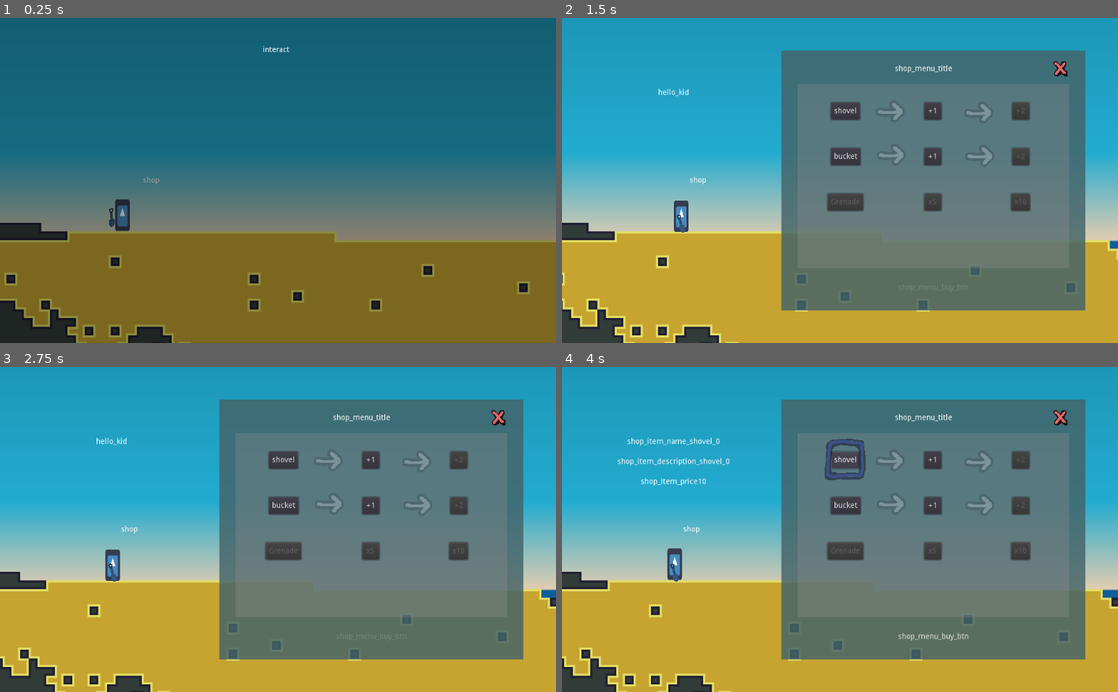
Above: before the commit, frames 1-4 (two rows, left to right).
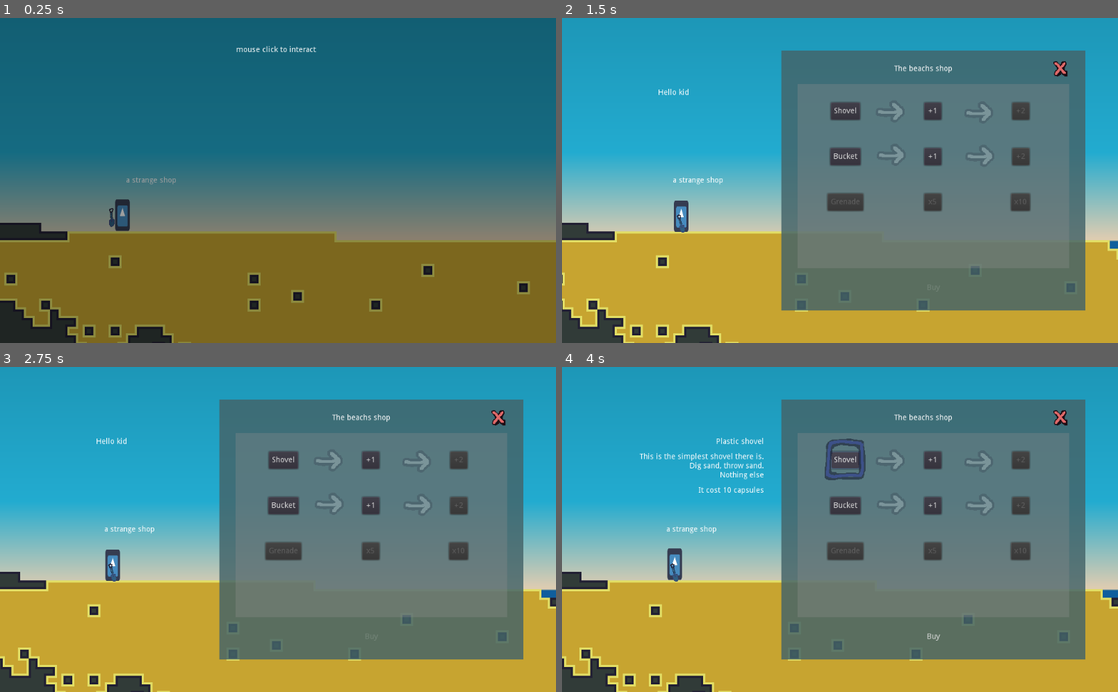
Above: after the commit, the same moments.

Repository: Eptwalabha/ld48
Game: Godot game, scene res://scenes/splash-screen/SplashScreen.tscn
Two runs of this game, one before a commit and one after it. Both use one fixed random seed, a clock stepped at 60 frames per second and the inputs below. The engine's default icon, where the game draws it, is replaced by a stand-in: a white triangle on a blue panel in a dark square.
Inputs (mouse positions are in pixels of both pictures, inside the frame that each line leads up to):
- Up to frame 1 (0.25 s): no input
- Up to frame 2 (1.5 s): tap Enter (ui_accept) at 0.5 s; move the mouse to (962, 164) at 0.52 s; hold Right (move_right) 0.53-1.25 s; tap E (action) at 0.6 s; click (962, 164) at 0.67 s; tap Space (move_jump) at 0.77 s; drag from (728, 196) to (990, 213) at 1.27 s
- Up to frame 3 (2.75 s): move the mouse to (333, 458) at 2.02 s; hold Left (move_left) from 2.03 s (still down); tap Mouse wheel down (action_previous_tool) at 2.1 s; click (333, 458) at 2.17 s
- Up to frame 4 (4 s): release Left (move_left) at 2.75 s; drag from (812, 594) to (689, 552) at 2.77 s; click (845, 461) at 3.5 s, where only the run before the commit has a clickable "shovel"

The runs differ from the first frame. In frame 1, 0.2% of the frame differs, in the area x 22-57%, y 8-52%; in frame 2, 0.3%; in frame 3, 0.3%; in frame 4, 1.3%, in the area x 10-74%, y 14-85%.

Commit message:
add translation

Diff:
--- /dev/null
+++ b/assets/translations/ld48.csv
@@ -0,0 +1,42 @@
+	en
+menu_shop_title	Beach chop
+menu_contest_title	Contests
+trigger_shop	a strange shop
+trigger_contest	contests
+interact	mouse click to interact
+hello_kid	Hello kid
+shop_menu_title	The beach’s shop
+shovel	Shovel
+bucket	Bucket
+grenade	Grenade
+shop_menu_buy_btn	Buy
+shop_item_name_shovel_0	Plastic shovel
+shop_item_name_shovel_1	Wooden shovel
+shop_item_name_shovel_2	Iron shovel
+shop_item_description_shovel_0	This is the simplest shovel there is.\nDig sand, throw sand.\nNothing else
+shop_item_description_shovel_1	A better shovel, can dig more sand.\nCan also dig stone
+shop_item_description_shovel_2	The best shovel in the world
+shop_item_price	it cost
+shop_item_name_bucket_0	Toy bucket
+shop_item_name_bucket_1	Iron bucket
+shop_item_name_bucket_2	Cauldron
+shop_item_description_bucket_0	A small bucket that can carry only sand
+shop_item_description_bucket_1	A bigger bucket. It can carry sand as well as stone
+shop_item_description_bucket_2	The best bucket. It’s deep. Careful not to fall inside.
+shop_item_price	It cost %s capsules
+shop_item_name_explosive_0	A grenade
+shop_item_name_explosive_1	A small bag of grenades
+shop_item_name_explosive_2	A big bag of grenades
+shop_item_description_explosive_0	I should not sell that to kids…
+shop_item_description_explosive_1	Because one explosion is never enough
+shop_item_description_explosive_2	Ha ha… grenade goes brrr
+not_enough_money	Sorry, kid. I can’t give credit.\nCome back when you’re a little, mmm… richer!
+thank_you	Thanks for the capsules! Come back anytime soon
+contest_menu_title	Today’s contests
+contest_menu_enter_btn	Enter this contest
+contest_name_0	For the beginners
+contest_name_1	For the novice
+contest_name_2	Dig dug
+contest_name_3	Are you diggin’ son?
+contest_name	Contest’s name
+best_rank	Your best rank
--- a/project.godot
+++ b/project.godot
@@ -213,6 +213,10 @@
 2d_physics/layer_4="trigger"
 2d_physics/layer_5="level-limit"
 
+[locale]
+
+translations=PoolStringArray( "res://assets/translations/ld48.en.translation" )
+
 [physics]
 
 common/enable_pause_aware_picking=true
--- a/scenes/levels/triggers/MapTrigger.gd
+++ b/scenes/levels/triggers/MapTrigger.gd
@@ -8,7 +8,7 @@
 export(bool) var is_interactible = false
 
 func _ready() -> void:
-	$Label.text = tr(trigger_name)
+	$Label.text = tr("trigger_%s" % trigger_name)
 	$Label.visible = false
 
 func _on_Area2D_body_entered(body):
--- a/scenes/ui/MenuContest.tscn
+++ b/scenes/ui/MenuContest.tscn
@@ -1,7 +1,8 @@
-[gd_scene load_steps=3 format=2]
+[gd_scene load_steps=4 format=2]
 
 [ext_resource path="res://assets/images/menu.png" type="Texture" id=1]
 [ext_resource path="res://scenes/ui/MenuContest.gd" type="Script" id=2]
+[ext_resource path="res://scenes/ui/MenuContestLine.tscn" type="PackedScene" id=3]
 
 [node name="MenuContest" type="Control"]
 anchor_right = 1.0
@@ -132,8 +133,37 @@
 region_enabled = true
 region_rect = Rect2( 97.2634, 13.194, 39.816, 41.5224 )
 
+[node name="MenuContestLine" parent="MarginContainer/CenterContainer/Control" instance=ExtResource( 3 )]
+anchor_right = 0.0
+anchor_bottom = 0.0
+margin_top = 52.0
+margin_right = 380.0
+margin_bottom = 84.0
+
+[node name="VBoxContainer" parent="MarginContainer/CenterContainer/Control/MenuContestLine/MarginContainer" index="0"]
+margin_right = 370.0
+margin_bottom = 36.0
+
+[node name="ID" parent="MarginContainer/CenterContainer/Control/MenuContestLine/MarginContainer/VBoxContainer" index="0"]
+margin_top = 8.0
+margin_bottom = 22.0
+text = "id"
+
+[node name="Name" parent="MarginContainer/CenterContainer/Control/MenuContestLine/MarginContainer/VBoxContainer" index="1"]
+margin_top = 8.0
+margin_right = 294.0
+margin_bottom = 22.0
+text = "contest_name"
+
+[node name="Result" parent="MarginContainer/CenterContainer/Control/MenuContestLine/MarginContainer/VBoxContainer" index="2"]
+margin_left = 299.0
+margin_top = 8.0
+margin_right = 360.0
+margin_bottom = 22.0
+text = "best_rank"
+
 [node name="Control" type="Control" parent="MarginContainer/CenterContainer/Control"]
-margin_top = 52.0
+margin_top = 88.0
 margin_right = 380.0
 margin_bottom = 392.0
 size_flags_vertical = 3
@@ -164,15 +194,17 @@
 alignment = 1
 
 [node name="EnterContest" type="Button" parent="MarginContainer/CenterContainer/Control/HBoxContainer"]
-margin_left = 118.0
+margin_left = 105.0
 margin_top = 16.0
-margin_right = 261.0
+margin_right = 275.0
 margin_bottom = 48.0
 rect_min_size = Vector2( 0, 32 )
 size_flags_vertical = 4
 disabled = true
-text = "contest_menu_enter"
+text = "contest_menu_enter_btn"
 flat = true
 
 [connection signal="pressed" from="MarginContainer/CenterContainer/Control/HBoxContainer2/Close" to="." method="_on_Close_pressed"]
 [connection signal="pressed" from="MarginContainer/CenterContainer/Control/HBoxContainer/EnterContest" to="." method="_on_EnterContest_pressed"]
+
+[editable path="MarginContainer/CenterContainer/Control/MenuContestLine"]
--- a/scenes/ui/MenuShop.gd
+++ b/scenes/ui/MenuShop.gd
@@ -99,7 +99,7 @@
 	var description = "shop_item_description_%s_%s" % [item_type, item_quality]
 	dialog_item_name.text = tr(name)
 	dialog_item_description.text = tr(description)
-	dialog_item_price.text = tr("shop_item_price") + str(item_price(item_type, item_quality))
+	dialog_item_price.text = tr("shop_item_price") % [item_price(item_type, item_quality)]
 	dialog_dialog.visible = false
 	dialog_item.visible = true
 
--- a/scenes/ui/MenuShop.tscn
+++ b/scenes/ui/MenuShop.tscn
@@ -29,26 +29,26 @@
 }
 
 [node name="Name" type="Label" parent="Dialog/Item"]
-margin_right = 332.0
+margin_right = 300.0
 margin_bottom = 32.0
 rect_min_size = Vector2( 0, 32 )
-align = 1
+align = 2
 valign = 1
 
 [node name="Description" type="Label" parent="Dialog/Item"]
 margin_top = 37.0
-margin_right = 332.0
+margin_right = 300.0
 margin_bottom = 69.0
 rect_min_size = Vector2( 0, 32 )
-align = 1
+align = 2
 valign = 1
 
 [node name="Price" type="Label" parent="Dialog/Item"]
 margin_top = 74.0
-margin_right = 332.0
+margin_right = 300.0
 margin_bottom = 106.0
 rect_min_size = Vector2( 0, 32 )
-align = 1
+align = 2
 valign = 1
 
 [node name="Dialog" type="VBoxContainer" parent="Dialog"]
Not shown, added: assets/translations/ld48.csv.import
Not shown, added: assets/translations/ld48.ods
